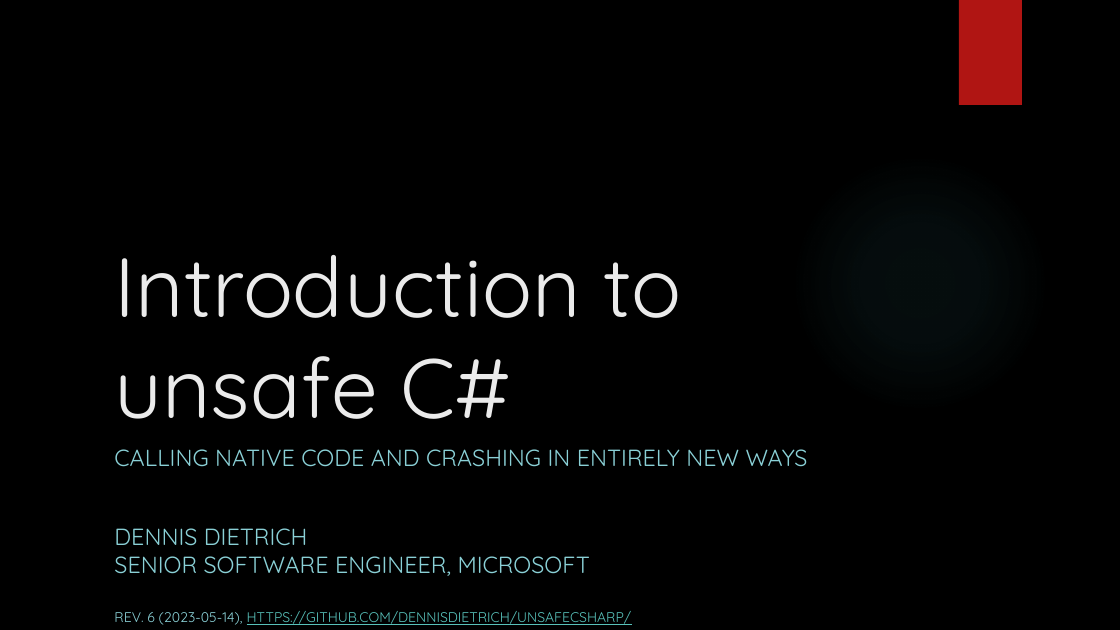
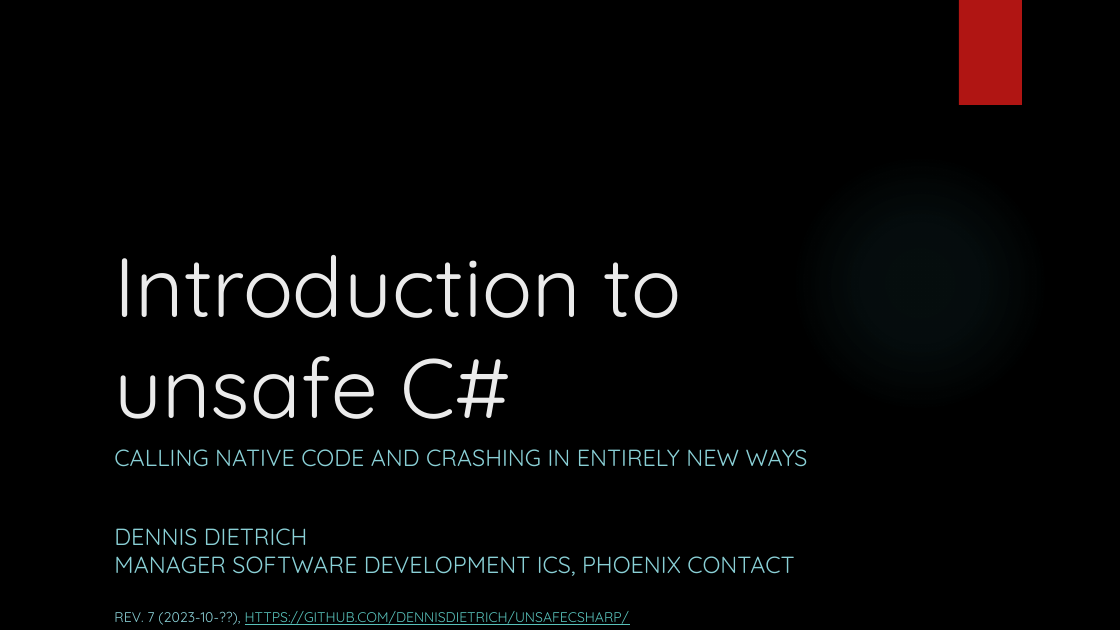
Before and after one commit to dennisdietrich/UnsafeCSharp, a slide deck: slide 1 of doc/Introduction to unsafe C#.pptx. Drawn at 1120x630 pixels with LibreOffice and Linux fonts; fonts in the diff are those of the drawing; background and template pictures are left out. Boxes give left, top, right and bottom in pixels: in the first picture for what was removed or moved away, otherwise in the second. Text is boxed around its words. In the diff, an @@ line names an element or a change of style, - is before the commit and + after.

Commit message:
Updated job title :)

```diff
--- a/doc/Introduction to unsafe C#.pptx
+++ b/doc/Introduction to unsafe C#.pptx
@@ text at bbox=[114, 528, 794, 576]: text changed @@
-DENNIS DIETRICH
-SENIOR SOFTWARE ENGINEER, MICROSOFT
+DENNIS DIETRICH
+MANAGER SOFTWARE DEVELOPMENT ICS, PHOENIX CONTACT
@@ text at bbox=[114, 611, 630, 625]: text changed @@
-REV. 6 (2023-05-14), HTTPS://GITHUB.COM/DENNISDIETRICH/UNSAFECSHARP/
+REV. 7 (2023-10-??), HTTPS://GITHUB.COM/DENNISDIETRICH/UNSAFECSHARP/
```
